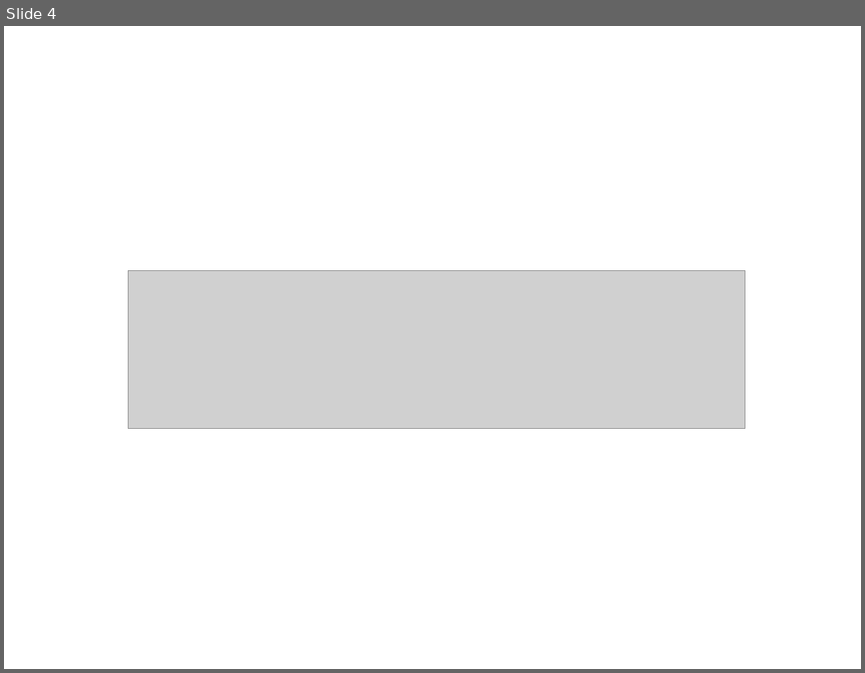
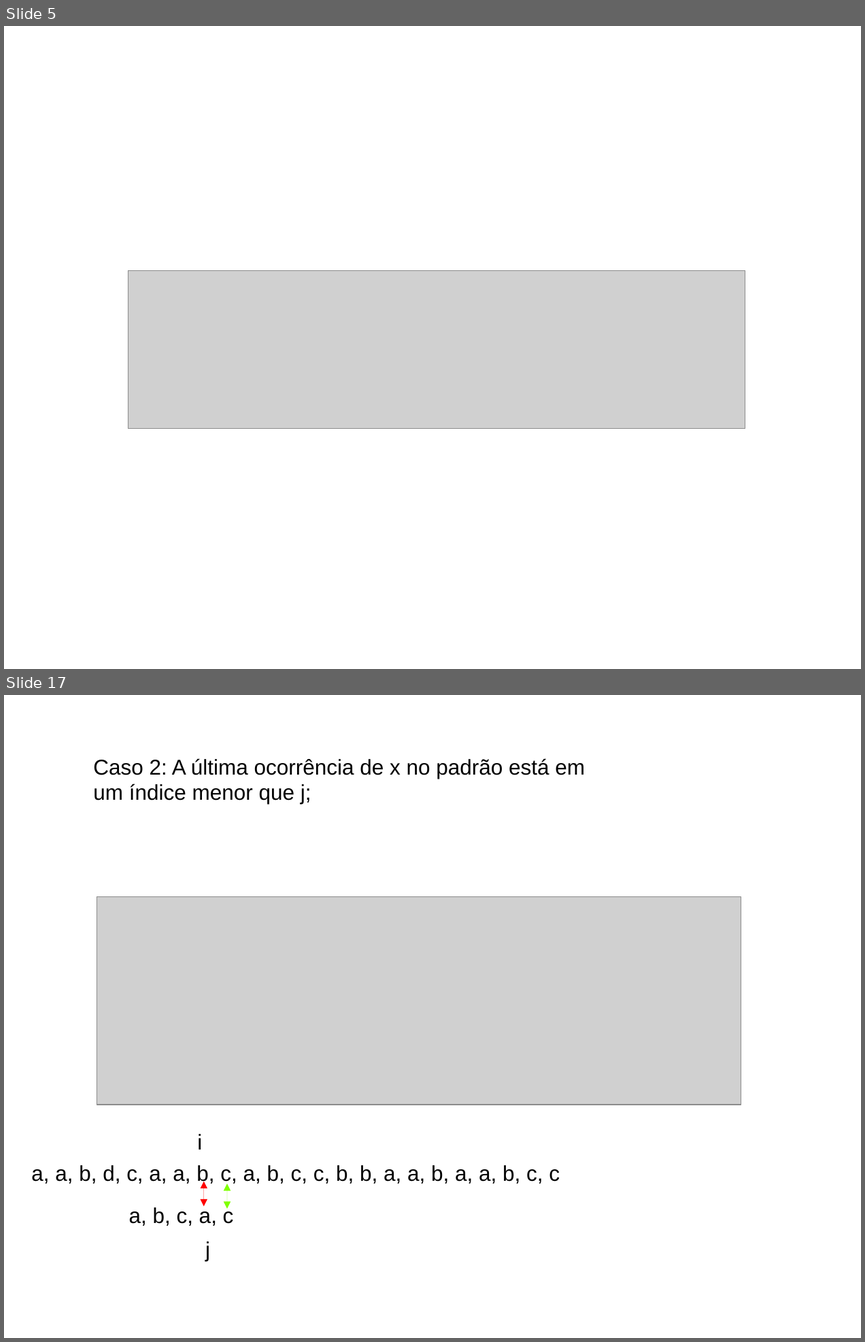
Before and after one commit to BartoAlheiros/Projeto-PAA, a slide deck: PAA 2a Oficina.pptx. Shown one above the other, each under a label of ours: slide 4 before the commit, slides 5 and 17 after it; the slides between them are not shown. The pictures are 865x673 and 865x1342 pixels, drawn with LibreOffice and Linux fonts; fonts in the diff are those of the drawing; grey boxes stand for pictures; background and template pictures are left out. Boxes give left, top, right and bottom in pixels: in the first picture for what was removed or moved away, otherwise in the second. Text is boxed around its words. In the diff, an @@ line names an element or a change of style, - is before the commit and + after.

Commit message:
Caso 2 (em construção)

```diff
--- a/PAA 2a Oficina.pptx
+++ b/PAA 2a Oficina.pptx
@@ slide 17 added at bbox=[4, 695, 861, 1338], background picture (left out) @@
@@ text added at bbox=[93, 758, 585, 804], 18 pt, text #000000 @@
+Caso 2: A última ocorrência de x no padrão está em um índice menor que j;
@@ picture added at bbox=[96, 896, 741, 1104] @@
@@ text added at bbox=[197, 1134, 202, 1149], 18 pt, text #000000 @@
+i
@@ text added at bbox=[31, 1165, 560, 1185], 18 pt, text #000000 @@
+a, a, b, d, c, a, a, b, c, a, b, c, c, b, b, a, a, b, a, a, b, c, c
@@ double arrow added from (204, 1206) to (204, 1181), #FF0000 0.75 pt @@
@@ double arrow added from (227, 1208) to (227, 1183), #7FFF00 0.75 pt @@
@@ text added at bbox=[129, 1206, 234, 1225], 18 pt, text #000000 @@
+a, b, c, a, c
@@ text added at bbox=[205, 1241, 210, 1261], 18 pt, text #000000 @@
+j
@@ what was slide 4 is now slide 5 @@
```
Also in this commit, not shown: 3 slides changed, 12 other slides added, 3 slides removed, 2 other files.
